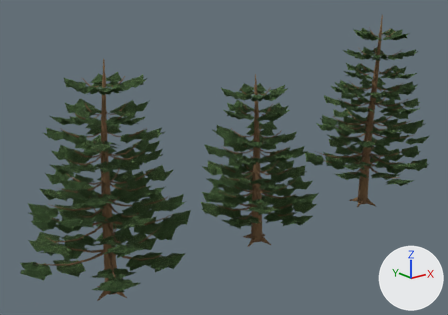
Two versions of the Blender file docs/evidence/valoria-reference-clean/world204/ConiferFamily.blend, one commit apart.
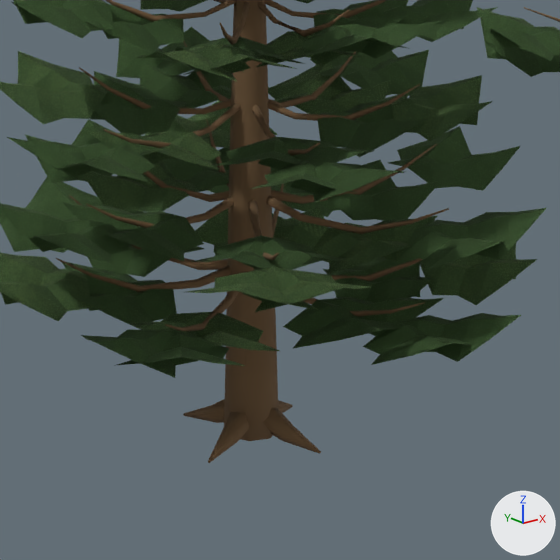
The first picture shows the older version from a 50 mm camera at (-16.36, -18.2, 11.34) aimed at (-1.32, 0.6, 3.82). The close-ups show the older and then the newer version on the part from 46% to 72% of the width and 47% to 85% of the height of that picture. Only the edits that show in the close-ups are written down. Every picture has the same lights, and +X, +Y and +Z are marked at lower right.

In view in the first close-up: 'Authored branch conifer 1', 'Authored branch conifer 2'.
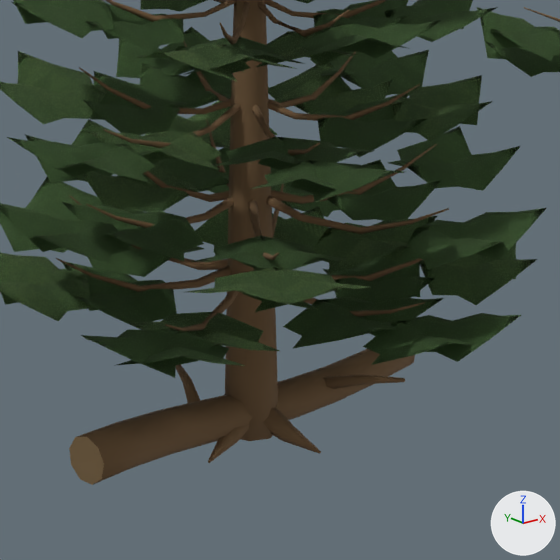
What differs and where, as boxes (x1, y1, x2, y2) in the close-ups (560 x 560 px):
'Original fallen timber with broken branches', added (brown)
    after: (69, 349, 415, 485)
    faces in mat_weathered_branch_bark (brown #765b3d): (77, 349, 415, 484)
    faces in mat_exposed_weathered_cut_wood (brown #a68961): (69, 437, 104, 485)
part 1 of me_authored_branch_conifer_1, shading changed
    both: (0, 1, 546, 374)

The change, as a diff of the scene's bpy script:
```diff
--- a/docs/evidence/valoria-reference-clean/world204/ConiferFamily.blend.py
+++ b/docs/evidence/valoria-reference-clean/world204/ConiferFamily.blend.py
@@ mat_exposed_weathered_cut_wood @@
+mat_exposed_weathered_cut_wood = principled_material('Exposed weathered cut wood')
+mat_exposed_weathered_cut_wood.base_color = (0.38, 0.25, 0.12)  # brown #a68961
+mat_exposed_weathered_cut_wood.roughness = 0.94
@@ me_authored_branch_conifer_1 @@
 me_authored_branch_conifer_1.from_pydata(...)  # 6248 vertices, 7724 faces; spans x -2.57..2.41, y -2.45..2.81, z -0.05..7.2
 # used by ob_authored_branch_conifer_1; location = (0.0, 0.0, 0.0)
+# me_authored_branch_conifer_1 part 1: all faces are now shaded smooth (5760 of 7724 changed)
 me_authored_branch_conifer_1.materials.append(mat_weathered_branch_bark)
@@ me_original_fallen_timber_with_broken_branches @@
+me_original_fallen_timber_with_broken_branches.from_pydata(...)  # 111 vertices, 210 faces; spans x -1.92..1.92, y -0.85..0.85, z 0.02..0.5
+# faces by material slot: [196, 14]
+me_original_fallen_timber_with_broken_branches.materials.append(mat_weathered_branch_bark)  # brown #765b3d
+me_original_fallen_timber_with_broken_branches.materials.append(mat_exposed_weathered_cut_wood)  # brown #a68961
@@ ob_original_fallen_timber_with_broken_branches @@
+ob_original_fallen_timber_with_broken_branches = bpy.data.objects.new('Original fallen timber with broken branches', me_original_fallen_timber_with_broken_branches)
+ob_original_fallen_timber_with_broken_branches.location = (0.0, 0.0, 0.0)
```
